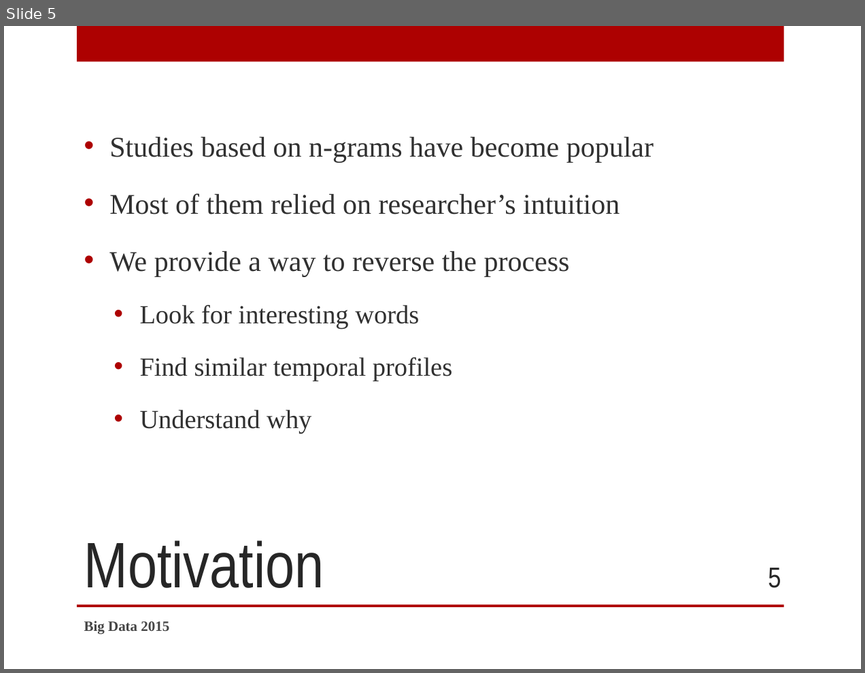
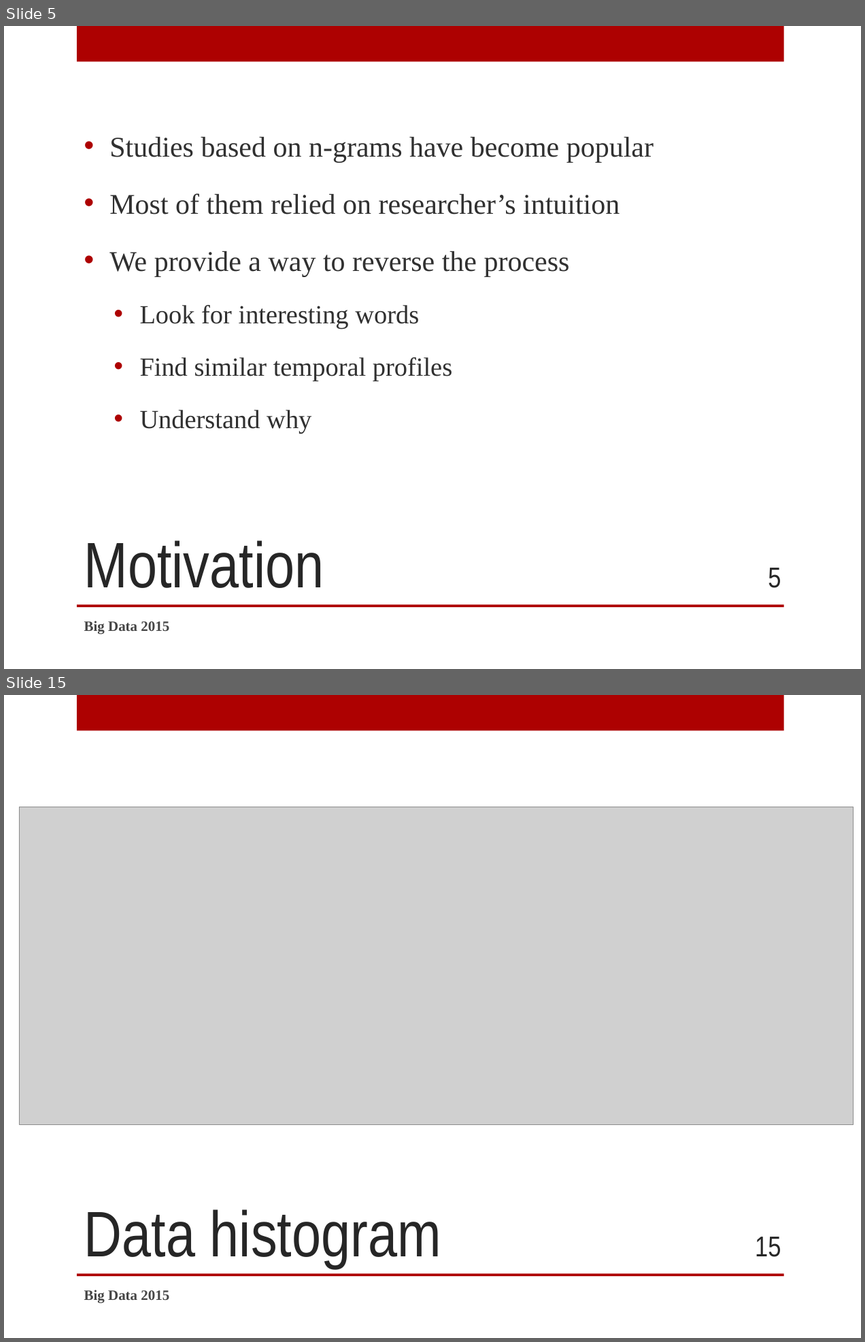
Before and after one commit to SidneyBovet/smargn, a slide deck: presentation/smargn-presentation.pptx. Shown one above the other, each under a label of ours: slide 5 before the commit, slides 5 and 15 after it; the slides between them are not shown. The pictures are 865x673 and 865x1342 pixels, drawn with LibreOffice and Linux fonts; fonts in the diff are those of the drawing; grey boxes stand for pictures; background and template pictures are left out. Boxes give left, top, right and bottom in pixels: in the first picture for what was removed or moved away, otherwise in the second. Text is boxed around its words. In the diff, an @@ line names an element or a change of style, - is before the commit and + after.

```diff
--- a/presentation/smargn-presentation.pptx
+++ b/presentation/smargn-presentation.pptx
@@ slide 15 added at box(4, 695, 861, 1338), background picture (left out); not listed: 2 template elements that a slide beside it also shows @@
@@ picture added at box(20, 807, 853, 1124) @@
@@ title added at box(84, 1209, 441, 1268), 54 pt, text #262626 @@
+Data histogram
@@ page number added at box(755, 1236, 781, 1257), 24 pt, text #262626 @@
+15
@@ text added at box(84, 1289, 169, 1302), 12 pt, text #454545, bold @@
+Big Data 2015
```
Also in this commit, not shown: 1 slide changed, 9 other slides added, 17 other files.
